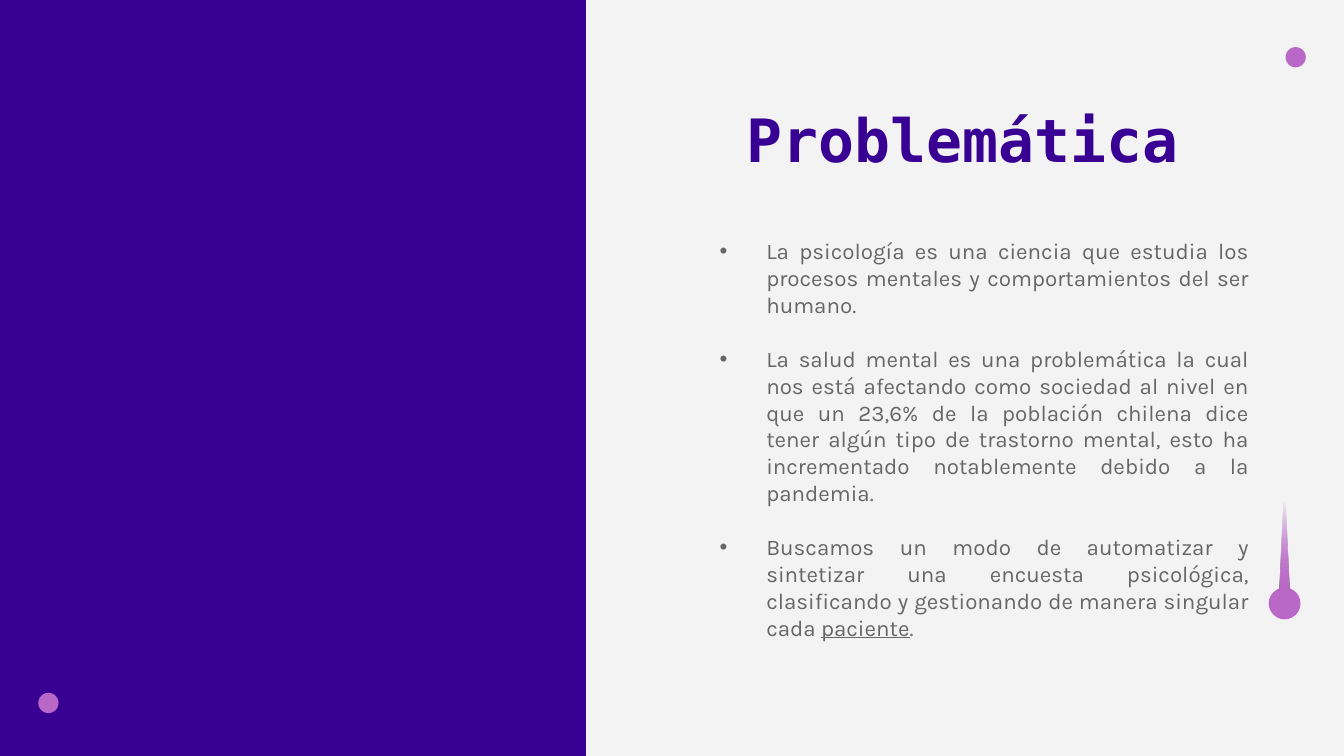
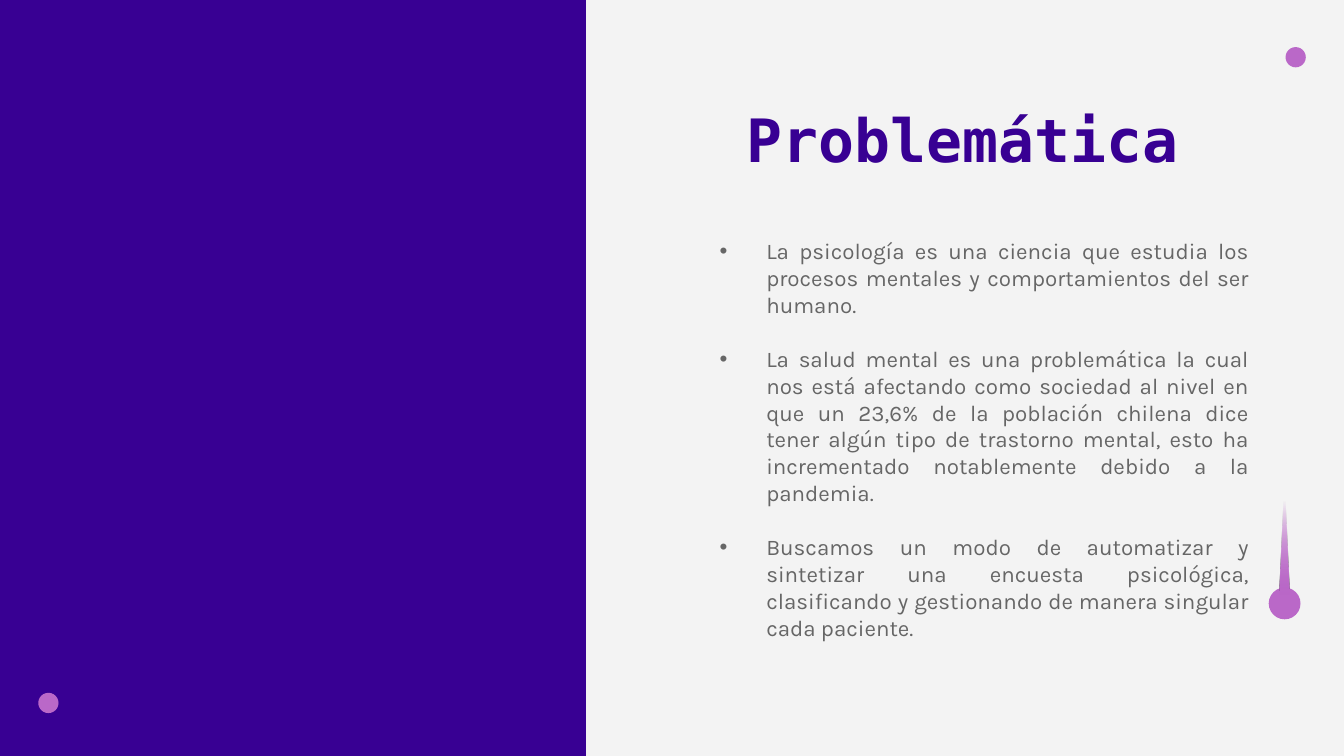
Before and after one commit to LucianoMartinez21/Catedra_1_C-, a slide deck: slide 2 of Presentacion_Fundamentos.pptx. Drawn at 1344x756 pixels with LibreOffice and Linux fonts; fonts in the diff are those of the drawing. Boxes give left, top, right and bottom in pixels: in the first picture for what was removed or moved away, otherwise in the second. Text is boxed around its words. In the diff, an @@ line names an element or a change of style, - is before the commit and + after.

```diff
--- a/Presentacion_Fundamentos.pptx
+++ b/Presentacion_Fundamentos.pptx
@@ subtitle at <box>766,540,1249,641</box>: underline off in "paciente." @@
```
Also in this commit, not shown: 4 other slides changed.
